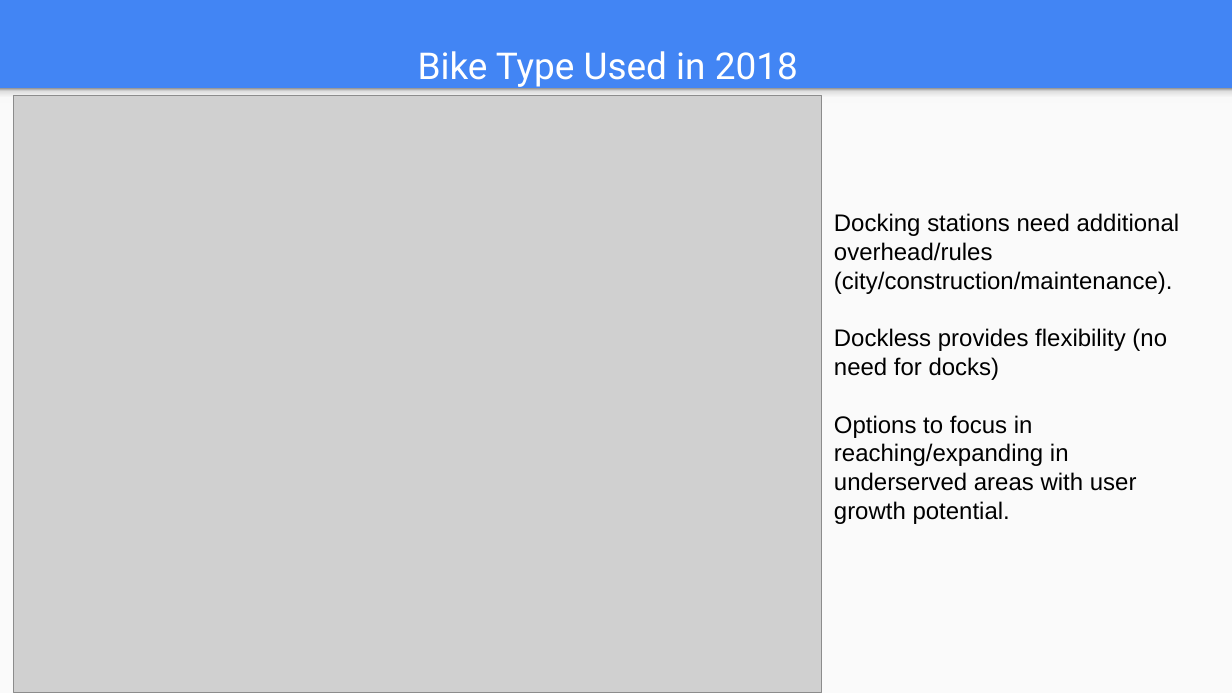
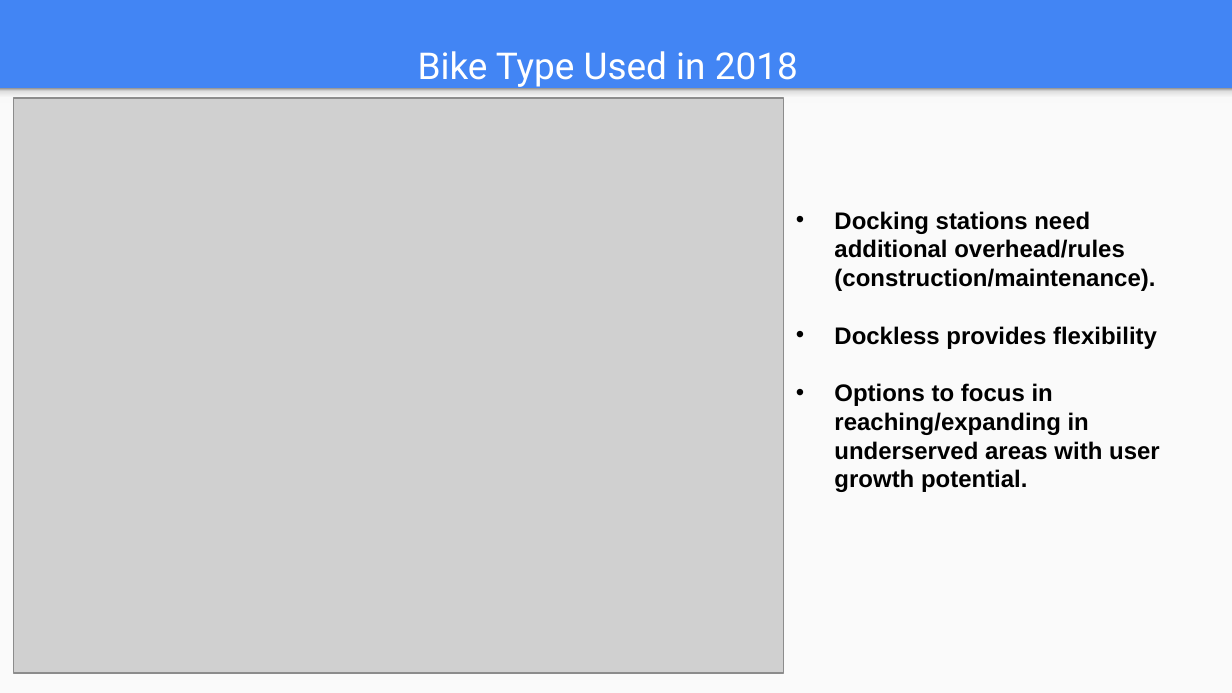
Before and after one commit to tdrygg/Group-Project, a slide deck: slide 21 of Patterns_In_NiceRide_Group6_Final.pptx. Drawn at 1232x693 pixels with LibreOffice and Linux fonts; fonts in the diff are those of the drawing; grey boxes stand for pictures. Boxes give left, top, right and bottom in pixels: in the first picture for what was removed or moved away, otherwise in the second. Text is boxed around its words. In the diff, an @@ line names an element or a change of style, - is before the commit and + after.

Commit message:
ppt final commit

```diff
--- a/Patterns_In_NiceRide_Group6_Final.pptx
+++ b/Patterns_In_NiceRide_Group6_Final.pptx
@@ picture: place and size @@
-picture at box(14, 95, 822, 692)
+picture at box(14, 99, 784, 674)
@@ text at box(834, 211, 1157, 349): text changed; bold on @@
-Docking stations need additional overhead/rules
-(city/construction/maintenance).
-Dockless provides flexibility (no need for docks)
+• Docking stations need additional overhead/rules (construction/maintenance).
+• Dockless provides flexibility
@@ text at box(834, 383, 1160, 492): bold on in "Options to focus in reaching/expanding in underserved ..."; bullet none to • @@
```
Also in this commit, not shown: 7 other slides changed.
